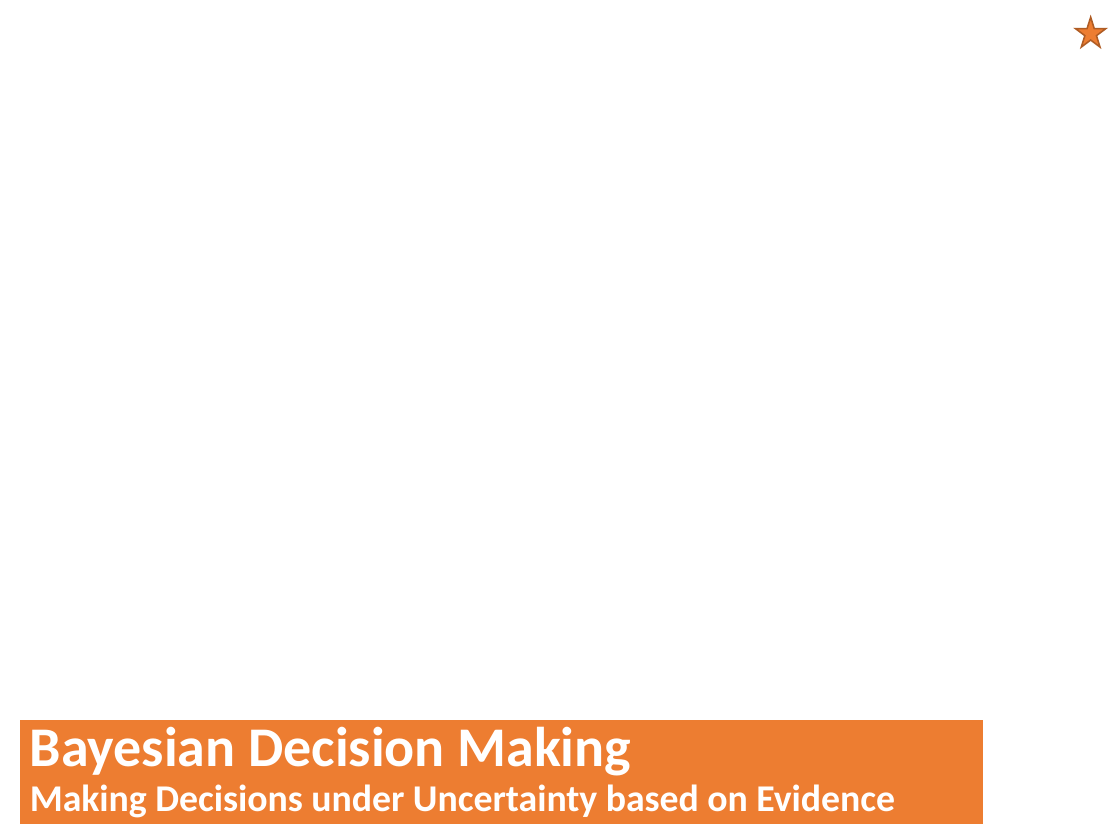
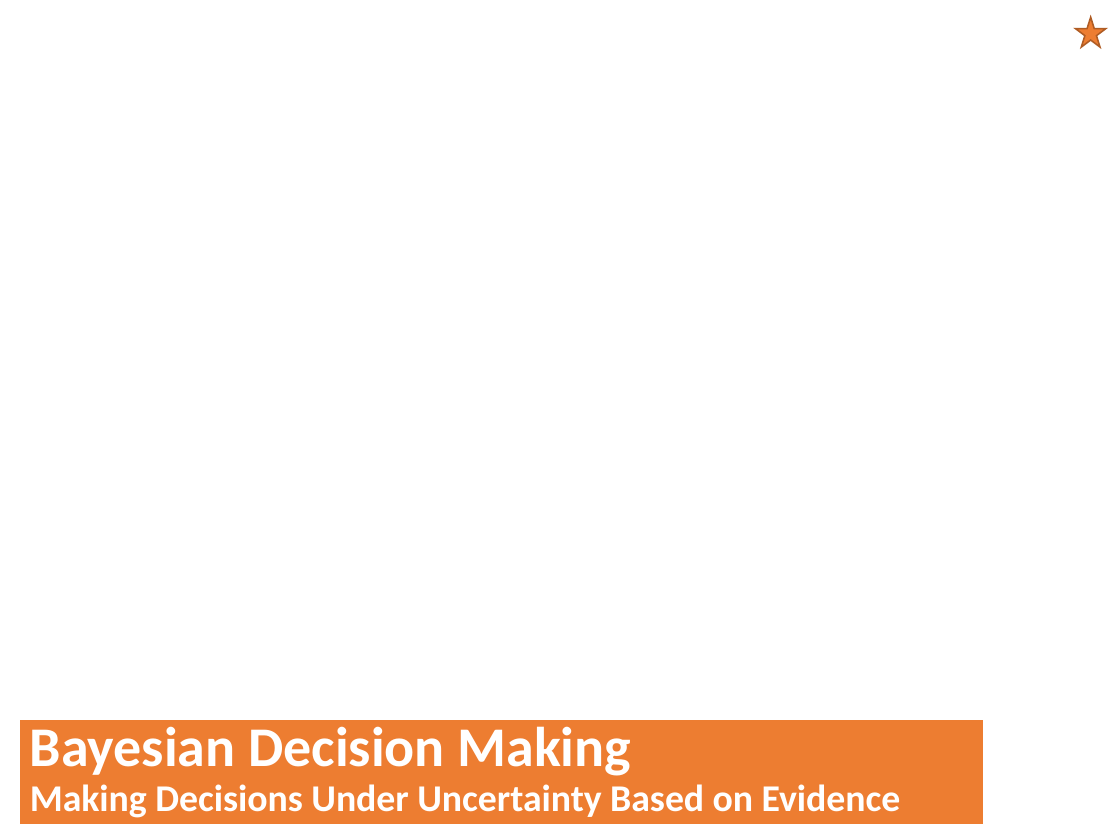
Before and after one commit to mhahsler/CS7320-AI, a slide deck: slide 29 of slides/12_uncertainty.pptx. Drawn at 1120x840 pixels with LibreOffice and Linux fonts; fonts in the diff are those of the drawing; background and template pictures are left out. Boxes give left, top, right and bottom in pixels: in the first picture for what was removed or moved away, otherwise in the second. Text is boxed around its words. In the diff, an @@ line names an element or a change of style, - is before the commit and + after.

```diff
--- a/slides/12_uncertainty.pptx
+++ b/slides/12_uncertainty.pptx
@@ title at <box>30,726,901,818</box>: text changed @@
-Bayesian Decision Making
-Making Decisions under Uncertainty based on Evidence
+Bayesian Decision Making
+Making Decisions Under Uncertainty Based on Evidence
```
Also in this commit, not shown: 3 other slides changed, 1 other file.
